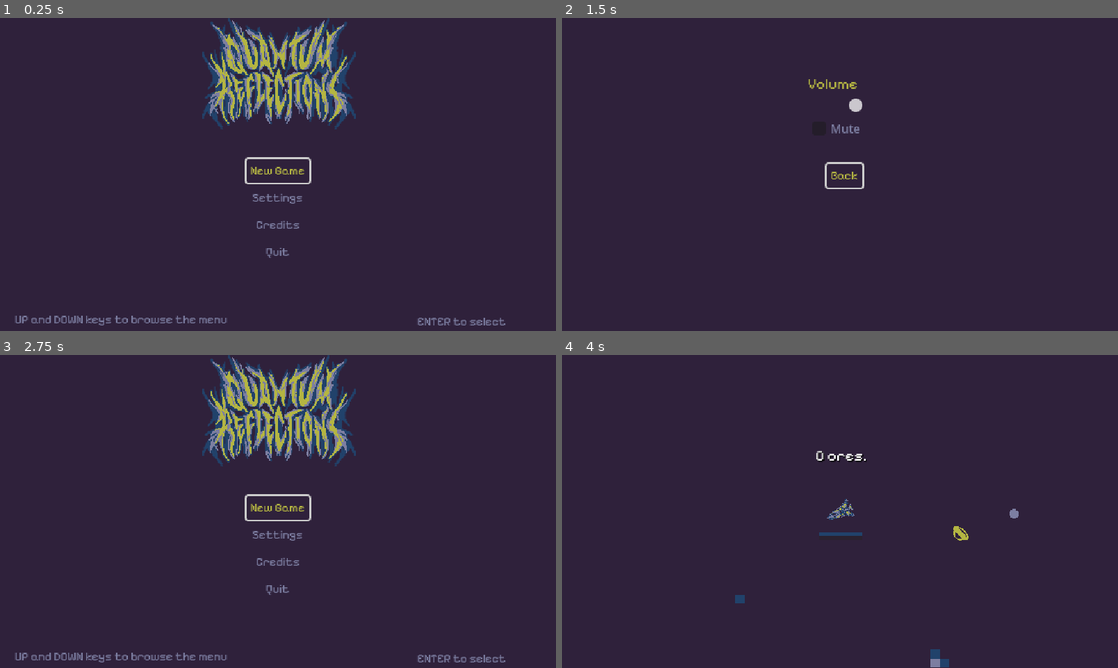
Above: before the commit, frames 1-4 (two rows, left to right).
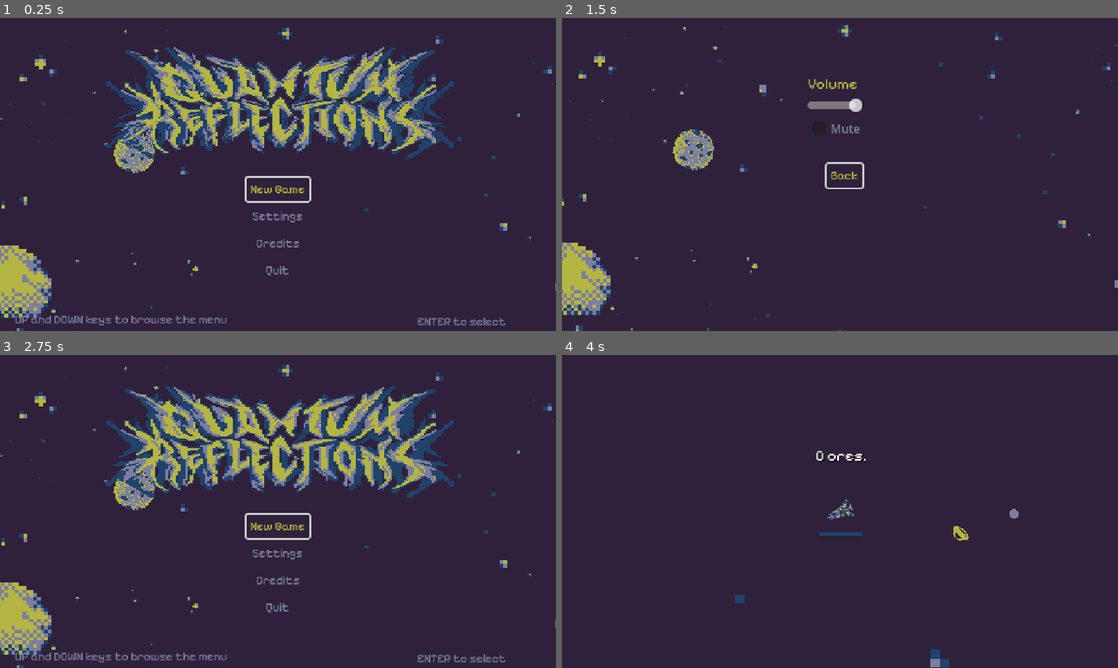
Above: after the commit, the same moments.

Repository: iparosds/Quantum-Reflections
Game: Godot game, scene res://scenes/menu.tscn
The game is run twice, just before and just after one commit, with the same random seed, the same clock (stepped at 60 frames per second) and the same inputs.
Inputs (mouse positions are in pixels of both pictures, inside the frame that each line leads up to):
- Up to frame 1 (0.25 s): no input
- Up to frame 2 (1.5 s): click "Settings" at 0.5 s; click "Volume" at 1.25 s
- Up to frame 3 (2.75 s): click "Back" at 2 s
- Up to frame 4 (4 s): click "New Game" at 2.75 s; tap Enter (enter) at 3.5, 3.6 s; move the mouse to (962, 495) at 3.52 s; hold Right (move_right) from 3.53 s (still down)

The runs differ from the first frame. In frame 1, 19% of the frame differs, in the area x 0-100%, y 0-100%; in frame 2, 3.2%; in frame 3, 19%; in frame 4, nothing differs.

Commit message:
incluindo bg de menus e animação do logo

Diff:
--- a/scenes/menu.tscn
+++ b/scenes/menu.tscn
@@ -1,14 +1,72 @@
-[gd_scene load_steps=10 format=3 uid="uid://bll1gjahn6i7g"]
+[gd_scene load_steps=19 format=3 uid="uid://bll1gjahn6i7g"]
 
 [ext_resource type="Script" path="res://scripts/menu.gd" id="1_l1qqr"]
-[ext_resource type="Texture2D" uid="uid://cqvqrxuxky4ih" path="res://assets/sprites/logo copiar.png" id="2_y8hp7"]
 [ext_resource type="AudioStream" uid="uid://ttsymx30w523" path="res://assets/sounds/MENU SOUND - DOWN.wav" id="3_7krxr"]
 [ext_resource type="FontFile" uid="uid://d3qxk71omhsy" path="res://assets/font/PixelifySans-VariableFont_wght.ttf" id="3_la3r8"]
+[ext_resource type="Texture2D" uid="uid://dkjp51g1sjh21" path="res://assets/sprites/logo animado.png" id="4_5g2qc"]
 [ext_resource type="AudioStream" uid="uid://dkkiy87rlj0h8" path="res://assets/sounds/MENU SOUND - UP.wav" id="4_ath1i"]
 [ext_resource type="AudioStream" uid="uid://bnr2bup87a15w" path="res://assets/sounds/MENU SOUND - SELECT.wav" id="5_lao82"]
+[ext_resource type="Texture2D" uid="uid://jvmip0bjonjh" path="res://assets/sprites/bg menu.jpg" id="7_apl2l"]
 
 [sub_resource type="Theme" id="Theme_uhqyi"]
 default_font_size = 24
+
+[sub_resource type="AtlasTexture" id="AtlasTexture_av8d4"]
+atlas = ExtResource("4_5g2qc")
+region = Rect2(0, 0, 368, 120)
+
+[sub_resource type="AtlasTexture" id="AtlasTexture_lygdd"]
+atlas = ExtResource("4_5g2qc")
+region = Rect2(368, 0, 368, 120)
+
+[sub_resource type="AtlasTexture" id="AtlasTexture_fk72n"]
+atlas = ExtResource("4_5g2qc")
+region = Rect2(736, 0, 368, 120)
+
+[sub_resource type="AtlasTexture" id="AtlasTexture_hocec"]
+atlas = ExtResource("4_5g2qc")
+region = Rect2(1104, 0, 368, 120)
+
+[sub_resource type="AtlasTexture" id="AtlasTexture_jm1mg"]
+atlas = ExtResource("4_5g2qc")
+region = Rect2(1472, 0, 368, 120)
+
+[sub_resource type="AtlasTexture" id="AtlasTexture_vhjel"]
+atlas = ExtResource("4_5g2qc")
+region = Rect2(1840, 0, 368, 120)
+
+[sub_resource type="AtlasTexture" id="AtlasTexture_icv02"]
+atlas = ExtResource("4_5g2qc")
+region = Rect2(2208, 0, 368, 120)
+
+[sub_resource type="SpriteFrames" id="SpriteFrames_6ibcn"]
+animations = [{
+"frames": [{
+"duration": 1.0,
+"texture": SubResource("AtlasTexture_av8d4")
+}, {
+"duration": 1.0,
+"texture": SubResource("AtlasTexture_lygdd")
+}, {
+"duration": 1.0,
+"texture": SubResource("AtlasTexture_fk72n")
+}, {
+"duration": 1.0,
+"texture": SubResource("AtlasTexture_hocec")
+}, {
+"duration": 1.0,
+"texture": SubResource("AtlasTexture_jm1mg")
+}, {
+"duration": 1.0,
+"texture": SubResource("AtlasTexture_vhjel")
+}, {
+"duration": 1.0,
+"texture": SubResource("AtlasTexture_icv02")
+}],
+"loop": true,
+"name": &"default",
+"speed": 5.0
+}]
 
 [sub_resource type="LabelSettings" id="LabelSettings_nn863"]
 font = ExtResource("3_la3r8")
@@ -32,17 +90,10 @@
 theme = SubResource("Theme_uhqyi")
 script = ExtResource("1_l1qqr")
 
-[node name="TextureRect" type="TextureRect" parent="."]
-layout_mode = 1
-anchors_preset = 5
-anchor_left = 0.5
-anchor_right = 0.5
-offset_left = -79.5
-offset_right = 79.5
-offset_bottom = 115.0
-grow_horizontal = 2
-texture = ExtResource("2_y8hp7")
-stretch_mode = 3
+[node name="Sprite2D" type="Sprite2D" parent="."]
+position = Vector2(381, 220)
+scale = Vector2(0.4, 0.4)
+texture = ExtResource("7_apl2l")
 
 [node name="MarginContainer" type="MarginContainer" parent="."]
 layout_mode = 1
@@ -52,9 +103,9 @@
 anchor_right = 0.5
 anchor_bottom = 0.608
 offset_left = -68.0
-offset_top = -86.984
+offset_top = -76.984
 offset_right = 67.0
-offset_bottom = 93.016
+offset_bottom = 121.016
 grow_horizontal = 2
 grow_vertical = 2
 size_flags_horizontal = 4
@@ -122,6 +173,12 @@
 theme_override_font_sizes/font_size = 12
 text = "Quit"
 flat = true
+
+[node name="AnimatedSprite2D" type="AnimatedSprite2D" parent="MarginContainer"]
+position = Vector2(70, -31)
+sprite_frames = SubResource("SpriteFrames_6ibcn")
+autoplay = "default"
+frame_progress = 0.708657
 
 [node name="down_sound" type="AudioStreamPlayer" parent="."]
 stream = ExtResource("3_7krxr")
--- a/scenes/settings_menu.tscn
+++ b/scenes/settings_menu.tscn
@@ -1,7 +1,8 @@
-[gd_scene load_steps=9 format=3 uid="uid://cgcnt4ng31dih"]
+[gd_scene load_steps=10 format=3 uid="uid://cgcnt4ng31dih"]
 
 [ext_resource type="Script" path="res://scripts/settings_menu.gd" id="1_7pq2e"]
 [ext_resource type="FontFile" uid="uid://d3qxk71omhsy" path="res://assets/font/PixelifySans-VariableFont_wght.ttf" id="2_5ttin"]
+[ext_resource type="Texture2D" uid="uid://jvmip0bjonjh" path="res://assets/sprites/bg menu.jpg" id="2_14wrj"]
 [ext_resource type="AudioStream" uid="uid://ttsymx30w523" path="res://assets/sounds/MENU SOUND - DOWN.wav" id="2_mrlip"]
 [ext_resource type="AudioStream" uid="uid://dkkiy87rlj0h8" path="res://assets/sounds/MENU SOUND - UP.wav" id="3_v2gib"]
 [ext_resource type="AudioStream" uid="uid://bnr2bup87a15w" path="res://assets/sounds/MENU SOUND - SELECT.wav" id="4_ny5do"]
@@ -24,6 +25,11 @@
 size_flags_horizontal = 4
 size_flags_vertical = 4
 script = ExtResource("1_7pq2e")
+
+[node name="Sprite2D" type="Sprite2D" parent="."]
+position = Vector2(377, 217)
+scale = Vector2(0.4, 0.4)
+texture = ExtResource("2_14wrj")
 
 [node name="Label" type="Label" parent="."]
 layout_mode = 1
@@ -48,10 +54,10 @@
 anchor_top = 0.5
 anchor_right = 0.5
 anchor_bottom = 0.5
-offset_left = -165.5
-offset_top = -162.0
-offset_right = 165.5
-offset_bottom = 162.0
+offset_left = -165.0
+offset_top = -163.0
+offset_right = 166.0
+offset_bottom = 161.0
 grow_horizontal = 2
 grow_vertical = 2
 
--- a/scenes/volume.tscn
+++ b/scenes/volume.tscn
@@ -3,13 +3,12 @@
 [ext_resource type="Script" path="res://scripts/volume.gd" id="1_efkki"]
 [ext_resource type="FontFile" uid="uid://d3qxk71omhsy" path="res://assets/font/PixelifySans-VariableFont_wght.ttf" id="2_75e1g"]
 [ext_resource type="AudioStream" uid="uid://bnr2bup87a15w" path="res://assets/sounds/MENU SOUND - SELECT.wav" id="3_mr224"]
+[ext_resource type="Texture2D" uid="uid://jvmip0bjonjh" path="res://assets/sprites/bg menu.jpg" id="3_v6mll"]
 [ext_resource type="AudioStream" uid="uid://ttsymx30w523" path="res://assets/sounds/MENU SOUND - DOWN.wav" id="4_4fa2d"]
 
 [sub_resource type="LabelSettings" id="LabelSettings_1m1bf"]
 font = ExtResource("2_75e1g")
 font_color = Color(0.705882, 0.709804, 0.258824, 1)
-
-[sub_resource type="StyleBoxEmpty" id="StyleBoxEmpty_43ec8"]
 
 [node name="Volume" type="Control"]
 layout_mode = 3
@@ -25,6 +24,11 @@
 size_flags_horizontal = 4
 size_flags_vertical = 4
 script = ExtResource("1_efkki")
+
+[node name="Sprite2D" type="Sprite2D" parent="."]
+position = Vector2(374, 216)
+scale = Vector2(0.4, 0.4)
+texture = ExtResource("3_v6mll")
 
 [node name="MarginContainer" type="MarginContainer" parent="."]
 layout_mode = 1
@@ -51,7 +55,6 @@
 size_flags_vertical = 4
 focus_neighbor_top = NodePath("../../../Back")
 focus_neighbor_bottom = NodePath("../CheckBox")
-theme_override_styles/slider = SubResource("StyleBoxEmpty_43ec8")
 min_value = -80.0
 max_value = 1.0
 step = 0.001
Binary file added: assets/sprites/bg menu.jpg
Not shown, added: assets/sprites/bg menu.jpg.import
Binary file added: assets/sprites/logo animado.png
Not shown, added: assets/sprites/logo animado.png.import
